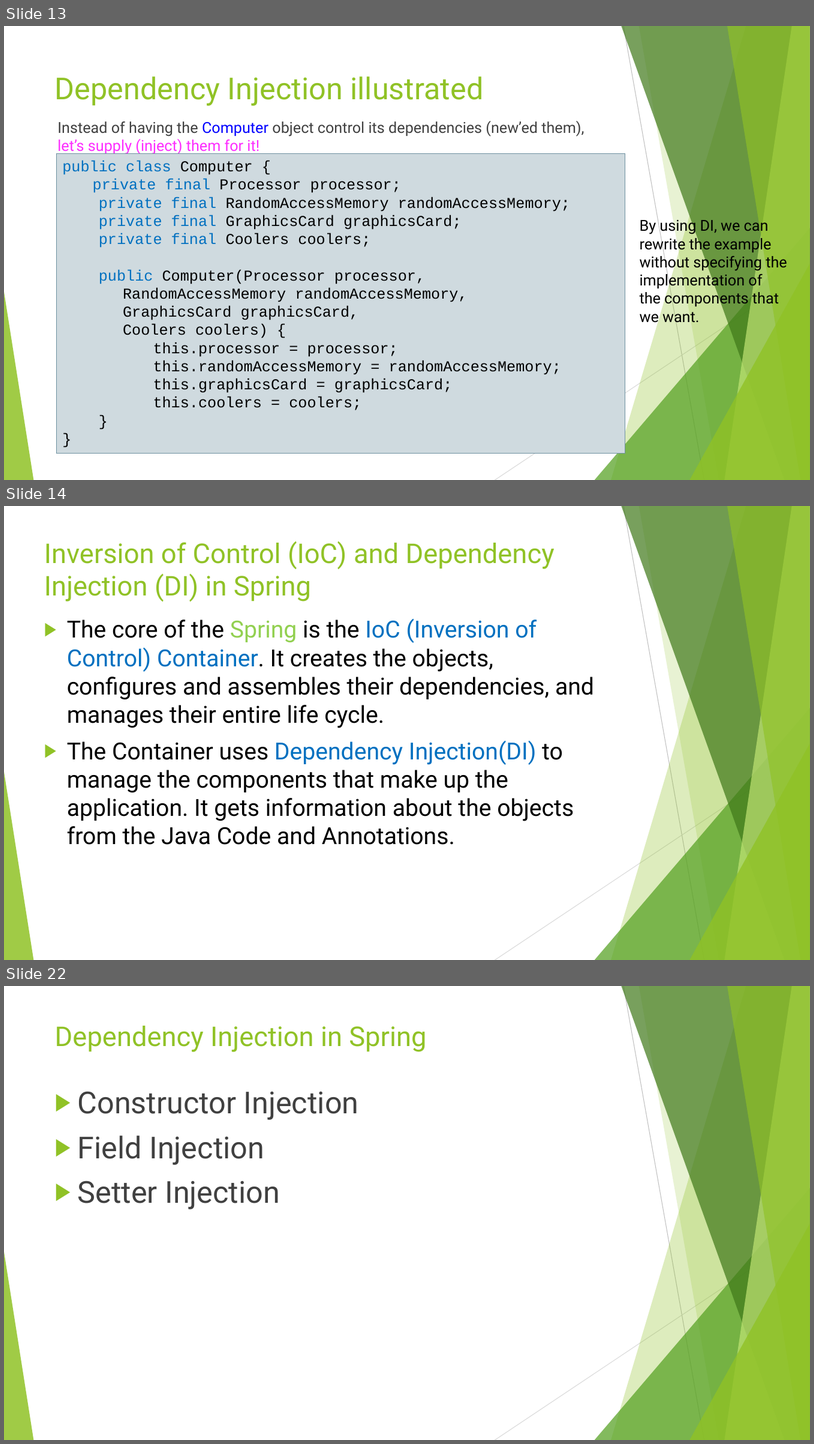
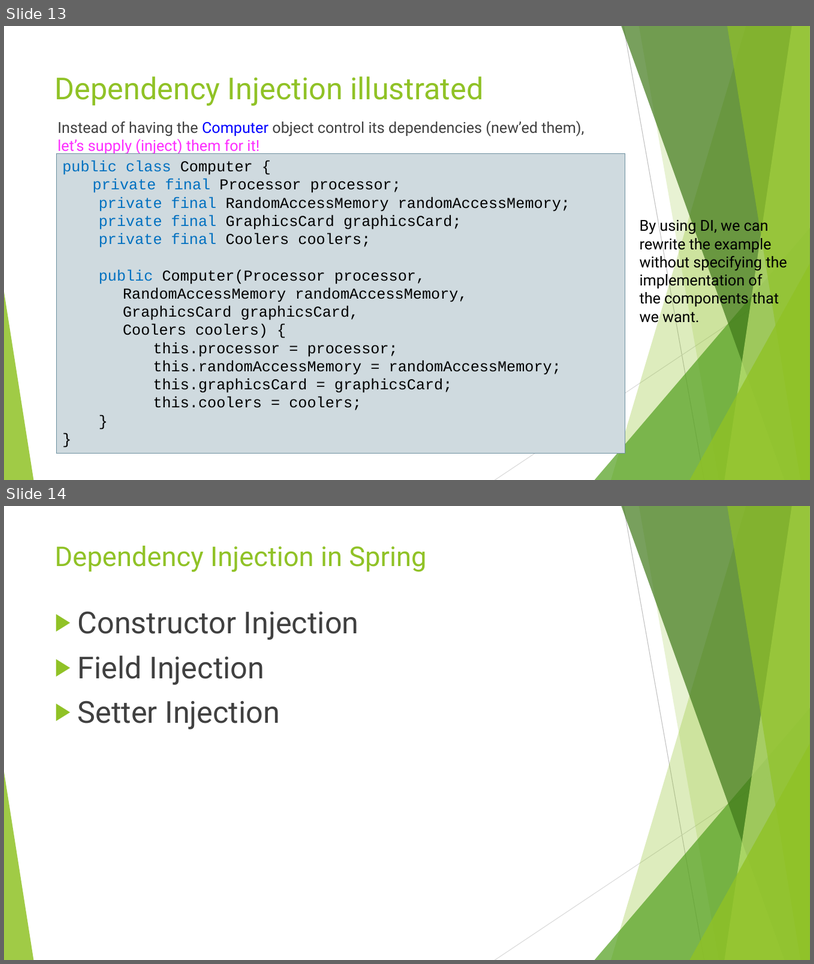
Before and after one commit to idanshal/sb-todo-app-tdp, a slide deck: course_data/presentations/practical_spring_boot_for_tdp.pptx. Shown one above the other, each under a label of ours: slides 13, 14 and 22 before the commit, slides 13 and 14 after it; the slides between them are not shown. The pictures are 814x1444 and 814x964 pixels, drawn with LibreOffice and Linux fonts; fonts in the diff are those of the drawing. Boxes give left, top, right and bottom in pixels: in the first picture for what was removed or moved away, otherwise in the second. Text is boxed around its words. In the diff, an @@ line names an element or a change of style, - is before the commit and + after.

```diff
--- a/course_data/presentations/practical_spring_boot_for_tdp.pptx
+++ b/course_data/presentations/practical_spring_boot_for_tdp.pptx
@@ slide 14 removed at (x1=4, y1=506, x2=810, y2=960), background #FFFFFF; not listed: 10 template elements that a slide beside it also shows @@
@@ title removed at (x1=44, y1=541, x2=555, y2=601) @@
-Inversion of Control (IoC) and Dependency Injection (DI) in Spring
@@ text removed at (x1=67, y1=618, x2=594, y2=844) @@
-▶ The core of the Spring is the IoC (Inversion of Control) Container. It creates the objects, configures and assembles their dependencies, and manages their entire life cycle.
-▶ The Container uses Dependency Injection(DI) to manage the components that make up the application. It gets information about the objects from the Java Code and Annotations.
@@ what was slide 22 is now slide 14 @@
```
Also in this commit, not shown: 7 other slides removed, 2 other files.
